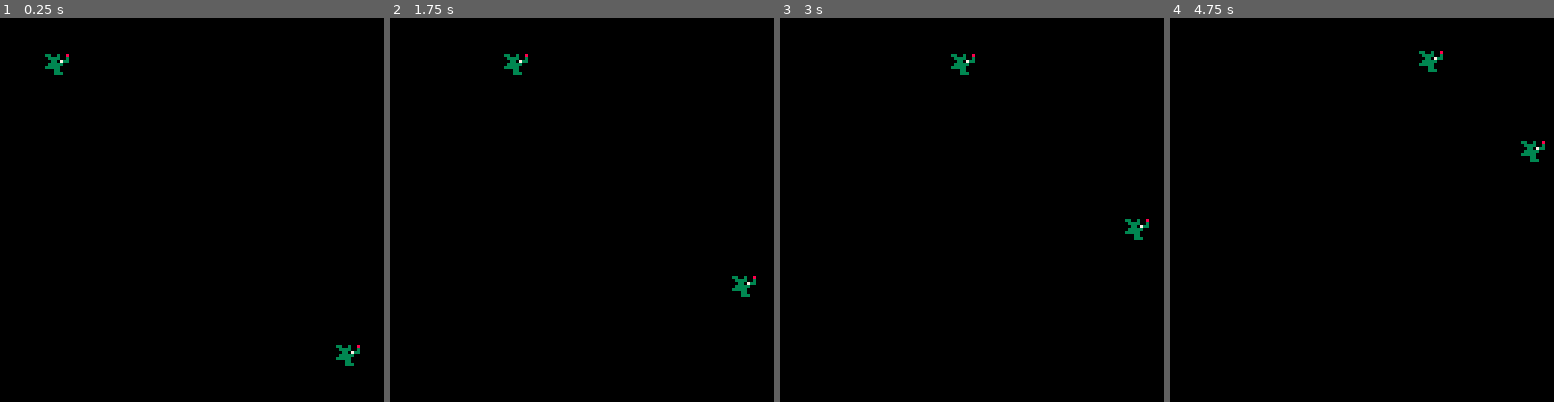
Above: before the commit, frames 1-4 (left to right).
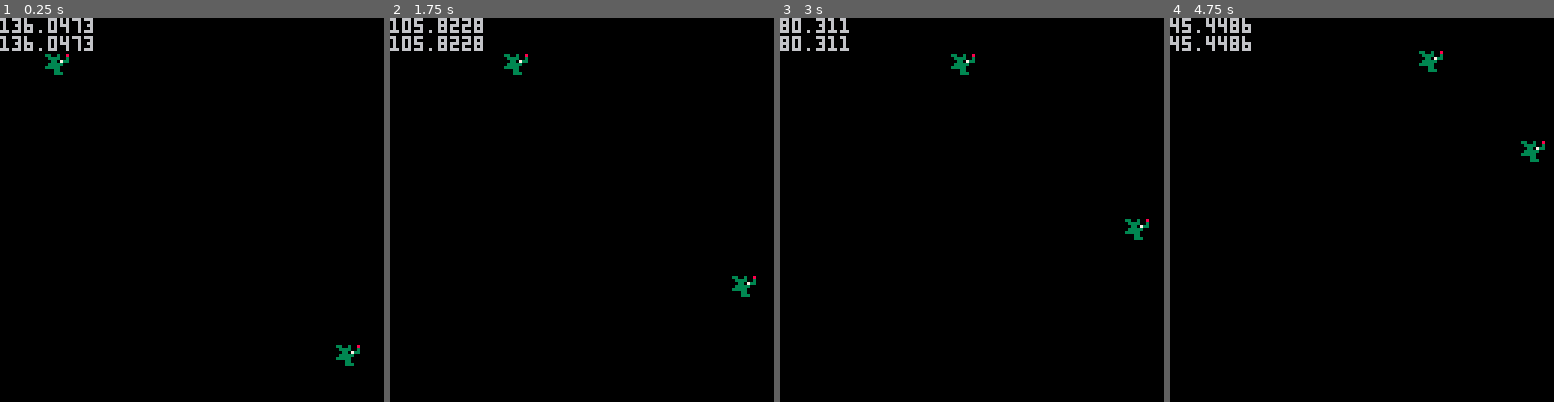
Above: after the commit, the same moments.

Repository: Miliox/ld55jam
Game: PICO-8 cartridge ld55jam.p8
The game is run twice, just before and just after one commit, with the same random seed, the same clock (stepped at 60 frames per second) and the same inputs.
Inputs:
- Up to frame 1 (0.25 s): no input
- Up to frame 2 (1.75 s): no input
- Up to frame 3 (3 s): no input
- Up to frame 4 (4.75 s): no input

The runs differ from the first frame. In frame 1, 0.8% of the frame differs, in the area x 0-25%, y 0-9%; in frame 2, 1.0%; in frame 3, 0.6%; in frame 4, 0.8%.

Commit message:
Stop when monster overlap
Signed-off-by: Emiliano Firmino <emiliano@frmn.se>

Diff:
--- a/src/monsters.lua
+++ b/src/monsters.lua
@@ -9,16 +9,41 @@
     for monster in all(monster_queue) do
         spr(1, monster.pos.x, monster.pos.y)
     end
+
+    for i, a in ipairs(monster_queue) do
+        for j, b in ipairs(monster_queue) do
+            if i != j then print(dist(a.pos.x, a.pos.y, b.pos.x, b.pos.y)) end
+        end
+    end
+
 end
 
 function update_monsters()
     -- TODO: Replace by waypoint system
-    gx = 120
-    gy = 10
+    local gx = 120
+    local gy = 10
+    local proximity_limit = 8
 
-    for monster in all(monster_queue) do
+    for i, monster in ipairs(monster_queue) do
         dx, dy = norm(diff(monster.pos.x, monster.pos.y, gx, gy))
-        monster.pos.x += dx * monster.pos.v
-        monster.pos.y += dy * monster.pos.v
+
+        local x = monster.pos.x + dx * monster.pos.v
+        local y = monster.pos.y + dy * monster.pos.v
+
+        local collide = false
+
+        for j, another in ipairs(monster_queue) do
+            if i != j then
+                if dist(x, y, another.pos.x, another.pos.y) < proximity_limit then
+                    collide = true;
+                    break;
+                end
+            end
+        end
+
+        if not collide then
+            monster.pos.x = x
+            monster.pos.y = y
+        end
     end
 end
